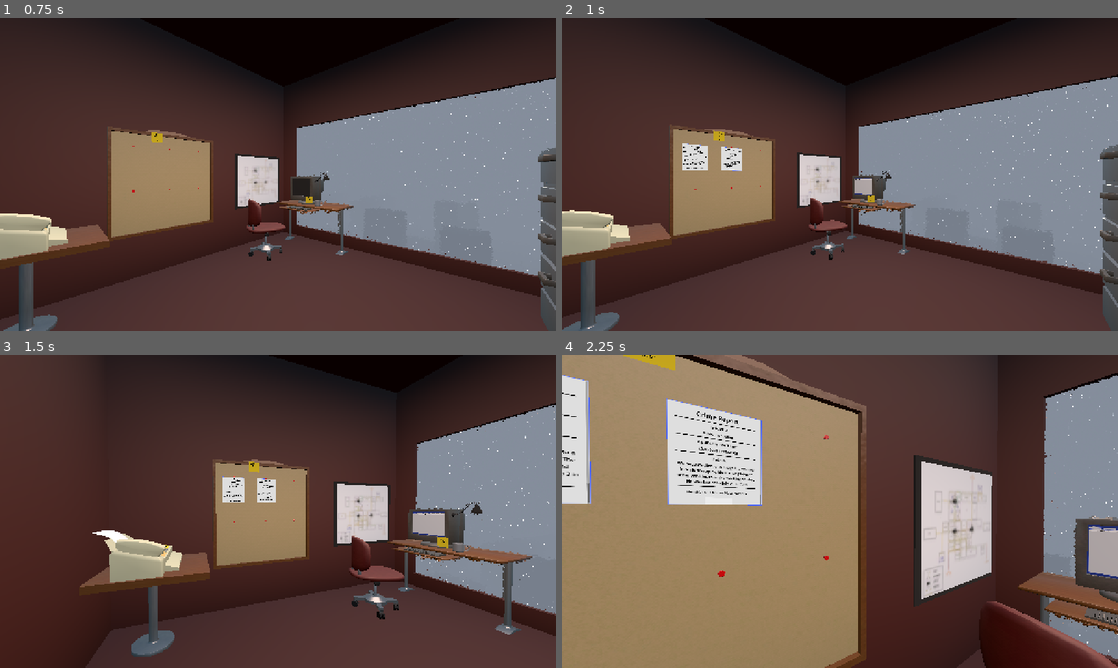
Above: before the commit, frames 1-4 (two rows, left to right).
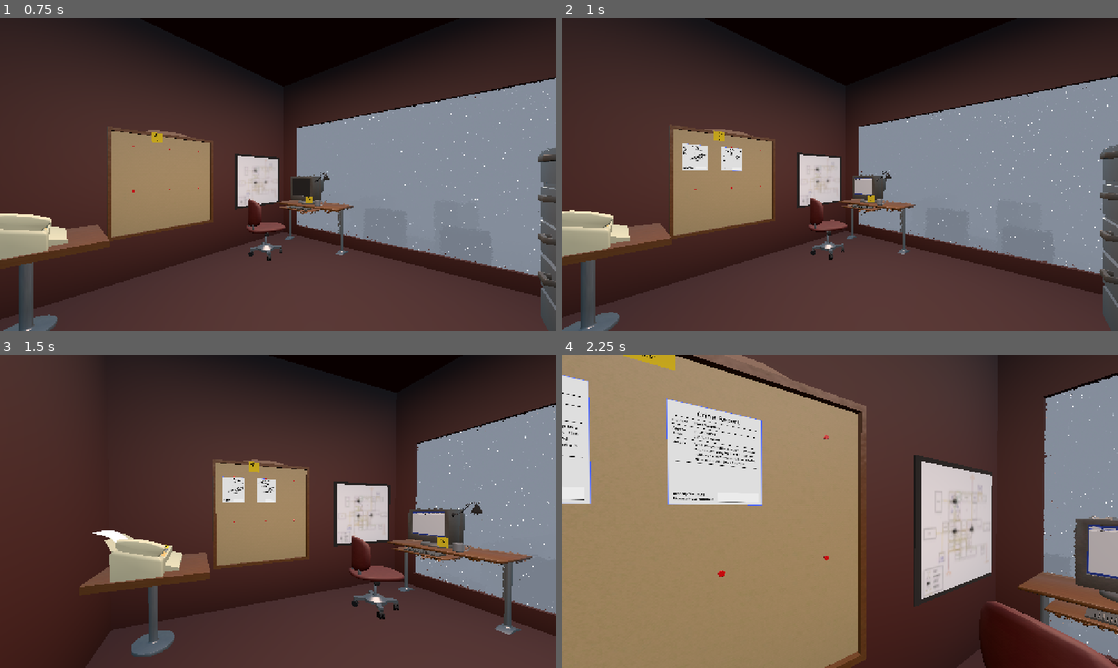
Above: after the commit, the same moments.

Repository: Ciph3rzer0/brackeys-2026.2-trust-no-one
Game: Godot game, scene res://ui/StartMenu.tscn
The game is run twice, just before and just after one commit, with the same random seed, the same clock (stepped at 60 frames per second) and the same inputs. This scene is started directly instead of the project's main scene. Sound files missing from this copy of the repository are replaced by a short silence.
Inputs (mouse positions are in pixels of both pictures, inside the frame that each line leads up to):
- Up to frame 1 (0.75 s): click "Start" at 0.5 s
- Up to frame 2 (1 s): no input
- Up to frame 3 (1.5 s): tap Enter at 1.25 s; move the mouse to (272, 517) at 1.27 s; hold W (pc_forward) from 1.28 s (still down); hold E (pc_interact) from 1.28 s (still down); click (272, 517) at 1.42 s
- Up to frame 4 (2.25 s): keep holding W (pc_forward); tap Space at 1.52 s; move the mouse to (878, 514) at 2.02 s; release E (pc_interact) at 2.03 s; tap Q at 2.1 s

Frame 1 is identical in both runs. In frame 2, 0.1% of the frame differs, in the area x 21-33%, y 40-49%; in frame 3, 0.1%; in frame 4, 1.3%, in the area x 0-36%, y 8-48%.

Commit message:
refactor: new crime report format

Diff:
--- a/ui/crime-report/crime_report.gd
+++ b/ui/crime-report/crime_report.gd
@@ -16,9 +16,15 @@
 	quest = _quest
 
 	if is_node_ready():
-		%Time.text = Time.get_datetime_string_from_unix_time(quest.datetime_start_unix)
+		%Time.text = DateHelper.month_day_time(quest.datetime_start_unix)
+		if quest.datetime_start_unix > 0:
+			%TimeEnd.visible = true
+			%TimeEnd.text = DateHelper.month_day_time(quest.datetime_end_unix)
+		else:
+			%TimeEnd.visible = false
+
 		%Incident.text = quest.incident
-		%Plate.text = quest.details
+		%Details.text = quest.details
 
 func _on_submit_button_pressed() -> void:
 	var plate = %PlateEntryTextEdit.text
--- a/ui/crime-report/crime_report.tscn
+++ b/ui/crime-report/crime_report.tscn
@@ -5,8 +5,6 @@
 
 [sub_resource type="StyleBoxFlat" id="StyleBoxFlat_uhg71"]
 bg_color = Color(0, 0, 0, 1)
-border_width_left = 10
-border_width_right = 10
 border_color = Color(0.8, 0.8, 0.8, 0)
 
 [node name="CrimeReport" type="PanelContainer" unique_id=1163959814]
@@ -14,14 +12,18 @@
 custom_maximum_size = Vector2(512, 600)
 offset_right = 513.0
 offset_bottom = 620.0
+theme = ExtResource("3_tygkb")
 script = ExtResource("1_25t53")
 
 [node name="ScrollContainer" type="ScrollContainer" parent="." unique_id=49873419]
 layout_mode = 2
+horizontal_scroll_mode = 0
+vertical_scroll_mode = 0
 
 [node name="MarginContainer" type="MarginContainer" parent="ScrollContainer" unique_id=1544216645]
 layout_mode = 2
 size_flags_horizontal = 3
+size_flags_vertical = 3
 theme_override_constants/margin_left = 20
 theme_override_constants/margin_top = 20
 theme_override_constants/margin_right = 20
@@ -38,87 +40,104 @@
 horizontal_alignment = 1
 
 [node name="Divider" type="Panel" parent="ScrollContainer/MarginContainer/VBoxContainer" unique_id=1979503544]
-custom_minimum_size = Vector2(0, 4)
+custom_minimum_size = Vector2(0, 2)
 layout_mode = 2
 theme_override_styles/panel = SubResource("StyleBoxFlat_uhg71")
 
-[node name="IncidentTitle" type="Label" parent="ScrollContainer/MarginContainer/VBoxContainer" unique_id=990062691]
+[node name="HBoxContainer" type="HBoxContainer" parent="ScrollContainer/MarginContainer/VBoxContainer" unique_id=166734087]
 layout_mode = 2
-theme_override_font_sizes/font_size = 24
+
+[node name="IncidentTitle" type="Label" parent="ScrollContainer/MarginContainer/VBoxContainer/HBoxContainer" unique_id=990062691]
+custom_minimum_size = Vector2(100, 0)
+layout_mode = 2
+size_flags_vertical = 0
 text = "Incident:"
-horizontal_alignment = 1
 
-[node name="Incident" type="Label" parent="ScrollContainer/MarginContainer/VBoxContainer" unique_id=1114975575]
+[node name="Incident" type="Label" parent="ScrollContainer/MarginContainer/VBoxContainer/HBoxContainer" unique_id=1114975575]
 unique_name_in_owner = true
 layout_mode = 2
-theme_override_font_sizes/font_size = 22
-text = "<burglary at Joe's Bagels>"
-horizontal_alignment = 1
+size_flags_horizontal = 3
+size_flags_vertical = 0
+text = "Burglary at Joe's Bagels"
 
 [node name="Divider3" type="Panel" parent="ScrollContainer/MarginContainer/VBoxContainer" unique_id=386149315]
-custom_minimum_size = Vector2(0, 4)
+custom_minimum_size = Vector2(0, 2)
 layout_mode = 2
 theme_override_styles/panel = SubResource("StyleBoxFlat_uhg71")
 
-[node name="DateTitle" type="Label" parent="ScrollContainer/MarginContainer/VBoxContainer" unique_id=1597548356]
+[node name="HBoxContainer2" type="HBoxContainer" parent="ScrollContainer/MarginContainer/VBoxContainer" unique_id=379033272]
 layout_mode = 2
-theme_override_font_sizes/font_size = 24
-text = "Approximate Time:"
-horizontal_alignment = 1
 
-[node name="Time" type="Label" parent="ScrollContainer/MarginContainer/VBoxContainer" unique_id=1969729799]
+[node name="TimeTitle" type="Label" parent="ScrollContainer/MarginContainer/VBoxContainer/HBoxContainer2" unique_id=2011935832]
+custom_minimum_size = Vector2(100, 0)
+layout_mode = 2
+text = "Approx
+Time:"
+
+[node name="VBoxContainer" type="VBoxContainer" parent="ScrollContainer/MarginContainer/VBoxContainer/HBoxContainer2" unique_id=2043514158]
+layout_mode = 2
+size_flags_horizontal = 3
+
+[node name="Time" type="Label" parent="ScrollContainer/MarginContainer/VBoxContainer/HBoxContainer2/VBoxContainer" unique_id=1969729799]
 unique_name_in_owner = true
 layout_mode = 2
-theme_override_font_sizes/font_size = 22
-text = "<XK3-JT*1>"
-horizontal_alignment = 1
+text = "some time"
+
+[node name="TimeEnd" type="Label" parent="ScrollContainer/MarginContainer/VBoxContainer/HBoxContainer2/VBoxContainer" unique_id=734202601]
+unique_name_in_owner = true
+layout_mode = 2
+text = "some end time"
 
 [node name="Divider2" type="Panel" parent="ScrollContainer/MarginContainer/VBoxContainer" unique_id=539637987]
-custom_minimum_size = Vector2(0, 4)
+custom_minimum_size = Vector2(0, 2)
 layout_mode = 2
 theme_override_styles/panel = SubResource("StyleBoxFlat_uhg71")
 
-[node name="PlateLabel" type="Label" parent="ScrollContainer/MarginContainer/VBoxContainer" unique_id=1859087249]
+[node name="HBoxContainer3" type="HBoxContainer" parent="ScrollContainer/MarginContainer/VBoxContainer" unique_id=1974762460]
 layout_mode = 2
-theme_override_font_sizes/font_size = 24
-text = "Details"
-horizontal_alignment = 1
 
-[node name="Plate" type="Label" parent="ScrollContainer/MarginContainer/VBoxContainer" unique_id=1378861698]
+[node name="DetailsLabel" type="Label" parent="ScrollContainer/MarginContainer/VBoxContainer/HBoxContainer3" unique_id=1859087249]
+custom_minimum_size = Vector2(100, 0)
+layout_mode = 2
+size_flags_vertical = 0
+text = "Details:"
+
+[node name="Details" type="Label" parent="ScrollContainer/MarginContainer/VBoxContainer/HBoxContainer3" unique_id=1378861698]
 unique_name_in_owner = true
 custom_minimum_size = Vector2(100, 0)
 layout_mode = 2
-theme_override_font_sizes/font_size = 22
-text = "<XK3-JT*1>"
-horizontal_alignment = 1
+size_flags_horizontal = 3
+size_flags_vertical = 0
+text = "multiline text
+sdgasg
+
+asg"
 autowrap_mode = 2
 
 [node name="Divider4" type="Panel" parent="ScrollContainer/MarginContainer/VBoxContainer" unique_id=1833292545]
-custom_minimum_size = Vector2(0, 4)
+custom_minimum_size = Vector2(0, 2)
 layout_mode = 2
 theme_override_styles/panel = SubResource("StyleBoxFlat_uhg71")
 
 [node name="MarginContainer" type="MarginContainer" parent="ScrollContainer/MarginContainer/VBoxContainer" unique_id=624130938]
 layout_mode = 2
-size_flags_horizontal = 4
+size_flags_vertical = 3
 theme_override_constants/margin_top = 10
 
-[node name="HBoxContainer" type="VBoxContainer" parent="ScrollContainer/MarginContainer/VBoxContainer/MarginContainer" unique_id=1701528419]
+[node name="HBoxContainer" type="HBoxContainer" parent="ScrollContainer/MarginContainer/VBoxContainer/MarginContainer" unique_id=1058722132]
 layout_mode = 2
+size_flags_vertical = 8
 theme_override_constants/separation = 20
 
 [node name="IdentifyPlayteLabel" type="Label" parent="ScrollContainer/MarginContainer/VBoxContainer/MarginContainer/HBoxContainer" unique_id=1522656808]
 layout_mode = 2
-size_flags_horizontal = 4
-theme_override_font_sizes/font_size = 20
-text = "Identify Full License Plate Number:"
-horizontal_alignment = 1
+size_flags_horizontal = 3
+text = "Identify Suspect's
+License Plate Number:"
 
 [node name="PlateEntryTextEdit" type="LineEdit" parent="ScrollContainer/MarginContainer/VBoxContainer/MarginContainer/HBoxContainer" unique_id=673827303]
 unique_name_in_owner = true
-custom_minimum_size = Vector2(140, 40)
-custom_maximum_size = Vector2(140, -1)
-propagate_maximum_size = true
+custom_minimum_size = Vector2(240, 40)
 layout_mode = 2
 size_flags_horizontal = 4
 theme = ExtResource("3_tygkb")
@@ -126,17 +145,4 @@
 backspace_deletes_composite_character_enabled = true
 caret_blink = true
 
-[node name="Control" type="Control" parent="ScrollContainer/MarginContainer/VBoxContainer" unique_id=746673933]
-custom_minimum_size = Vector2(0, 15)
-layout_mode = 2
-
-[node name="SubmitButton" type="Button" parent="ScrollContainer/MarginContainer/VBoxContainer" unique_id=345433808]
-unique_name_in_owner = true
-custom_minimum_size = Vector2(120, 30)
-layout_mode = 2
-size_flags_horizontal = 8
-text = "Submit"
-autowrap_trim_flags = 192
-
 [connection signal="text_submitted" from="ScrollContainer/MarginContainer/VBoxContainer/MarginContainer/HBoxContainer/PlateEntryTextEdit" to="." method="_on_plate_entry_text_edit_text_submitted"]
-[connection signal="pressed" from="ScrollContainer/MarginContainer/VBoxContainer/SubmitButton" to="." method="_on_submit_button_pressed"]
--- a/ui/crime-report/crime_report_theme.tres
+++ b/ui/crime-report/crime_report_theme.tres
@@ -36,6 +36,7 @@
 expand_margin_bottom = 4.0
 
 [resource]
+Label/font_sizes/font_size = 18
 LineEdit/colors/caret_background_color = Color(0.83, 0.83, 0.83, 1)
 LineEdit/colors/caret_color = Color(0, 0, 0, 0.39215687)
 LineEdit/constants/caret_width = 4
